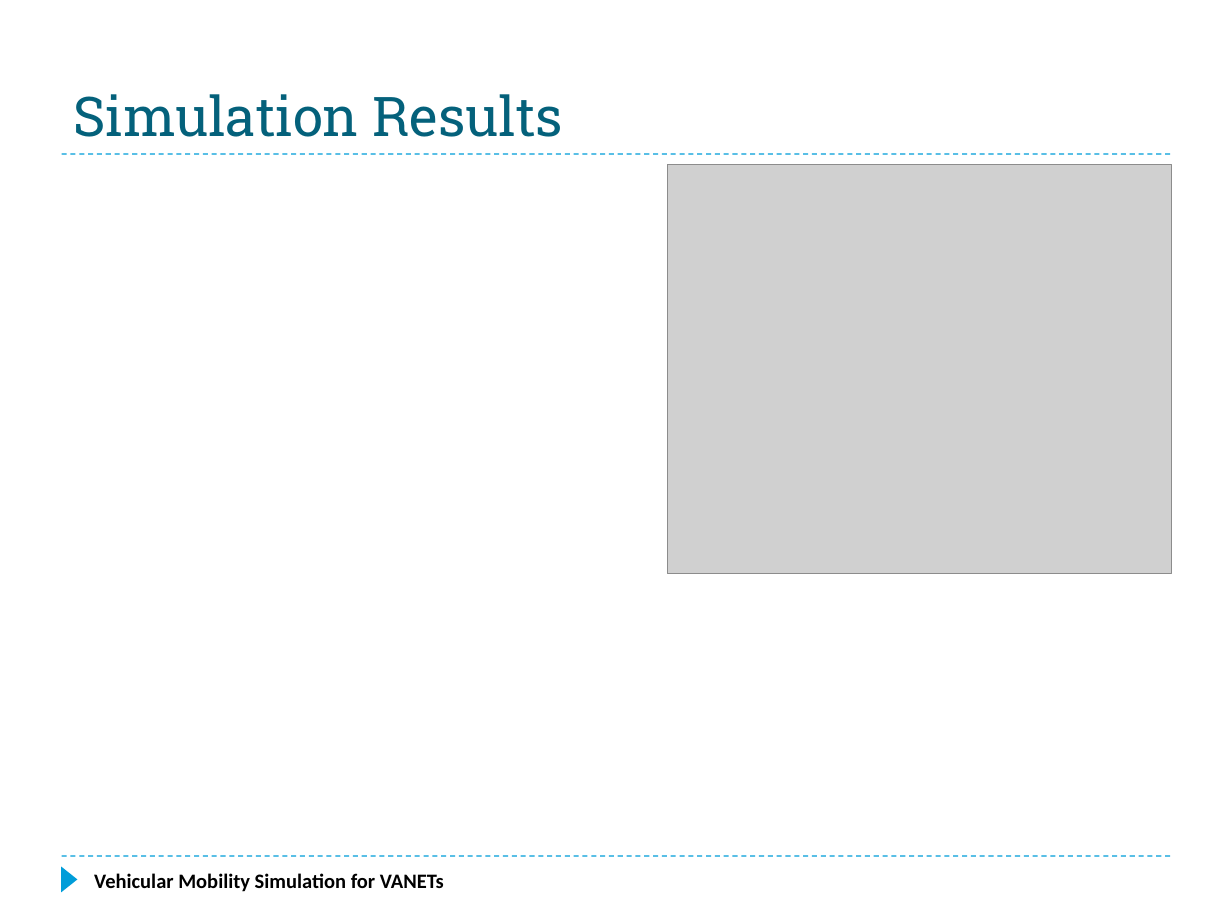
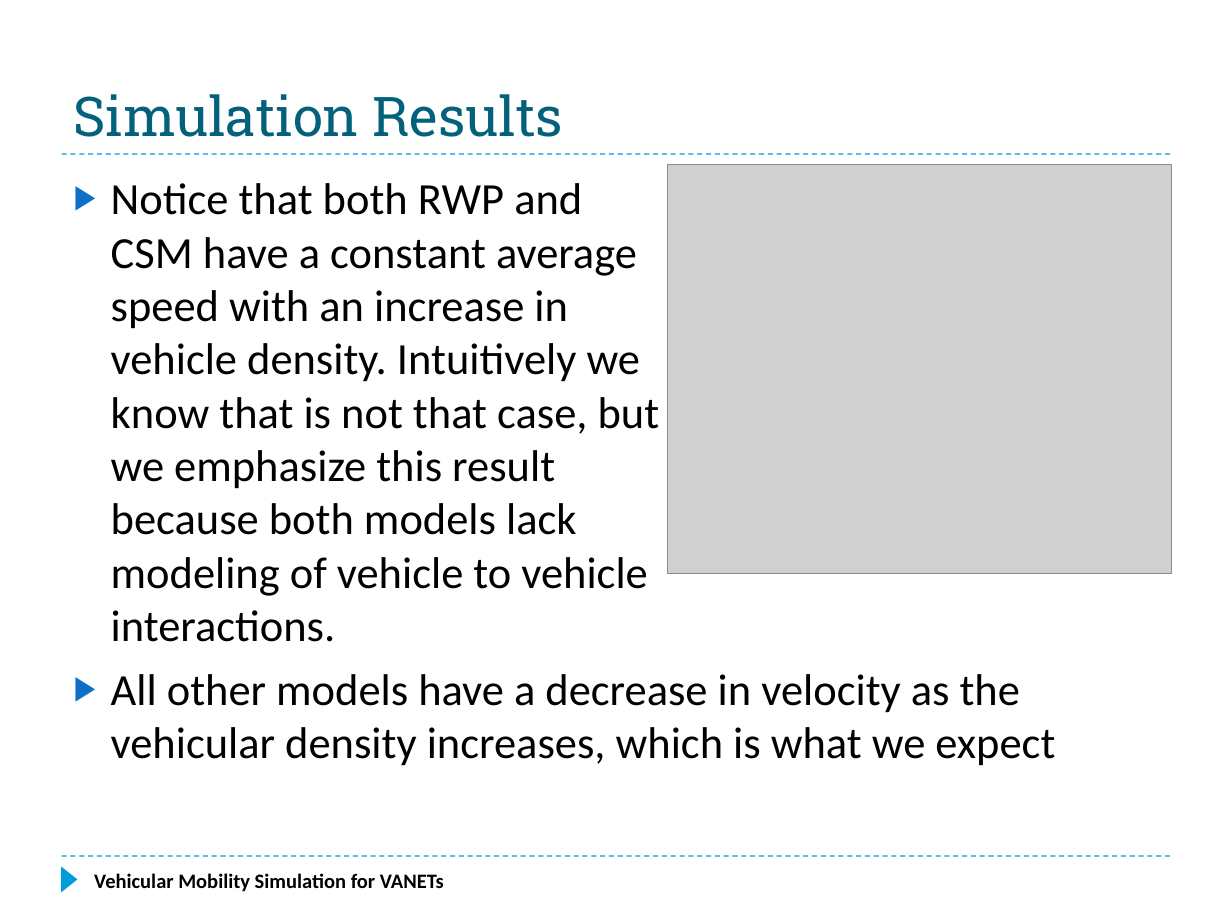
Before and after one commit to f33losopher/EEMaster_VANET, a slide deck: slide 37 of VANET_Felix.pptx. Drawn at 1232x924 pixels with LibreOffice and Linux fonts; fonts in the diff are those of the drawing; grey boxes stand for pictures. Boxes give left, top, right and bottom in pixels: in the first picture for what was removed or moved away, otherwise in the second. Text is boxed around its words. In the diff, an @@ line names an element or a change of style, - is before the commit and + after.

```diff
--- a/VANET_Felix.pptx
+++ b/VANET_Felix.pptx
@@ text added at (111, 183, 1055, 766), 26 pt, text #000000 @@
+▶ Notice that both RWP and
+  CSM have a constant average
+  speed with an increase in
+  vehicle density. Intuitively we
+  know that is not that case, but
+  we emphasize this result
+  because both models lack
+  modeling of vehicle to vehicle
+  interactions.
+▶ All other models have a decrease in velocity as the vehicular density increases, which is what we expect
```
Also in this commit, not shown: 1 slide added.
